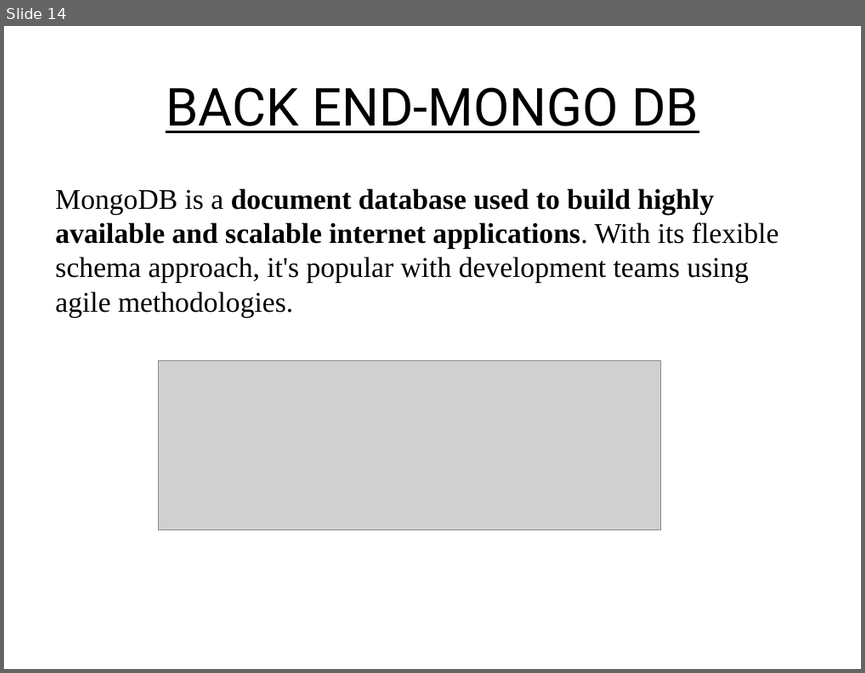
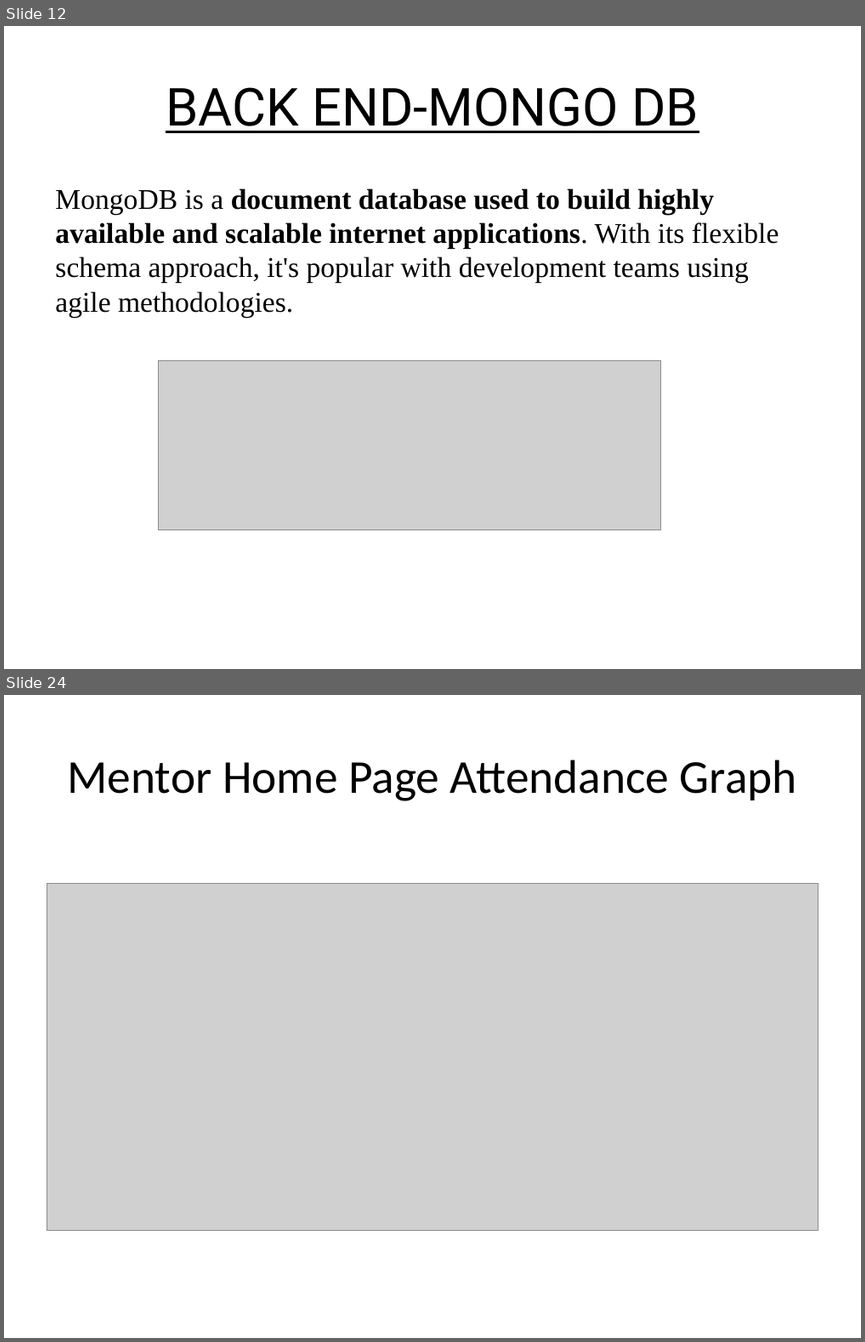
Before and after one commit to Srivathssan-Vijayakumar/SPD_Website, a slide deck: Mentor-Mentee-Portal/SPD Presentation/SPD Presentation.pptx. Shown one above the other, each under a label of ours: slide 14 before the commit, slides 12 and 24 after it; the slides between them are not shown. The pictures are 865x673 and 865x1342 pixels, drawn with LibreOffice and Linux fonts; fonts in the diff are those of the drawing; grey boxes stand for pictures. Boxes give left, top, right and bottom in pixels: in the first picture for what was removed or moved away, otherwise in the second. Text is boxed around its words. In the diff, an @@ line names an element or a change of style, - is before the commit and + after.

```diff
--- a/Mentor-Mentee-Portal/SPD Presentation/SPD Presentation.pptx
+++ b/Mentor-Mentee-Portal/SPD Presentation/SPD Presentation.pptx
@@ slide 24 added at bbox=[4, 695, 861, 1338], background #FFFFFF @@
@@ title added at bbox=[67, 760, 797, 801], 39.6 pt, text #000000 @@
+Mentor Home Page Attendance Graph
@@ picture added at bbox=[46, 884, 818, 1231] @@
@@ what was slide 14 is now slide 12 @@
```
Also in this commit, not shown: 5 slides changed, 29 other slides added, 3 slides removed, 1 other file.
